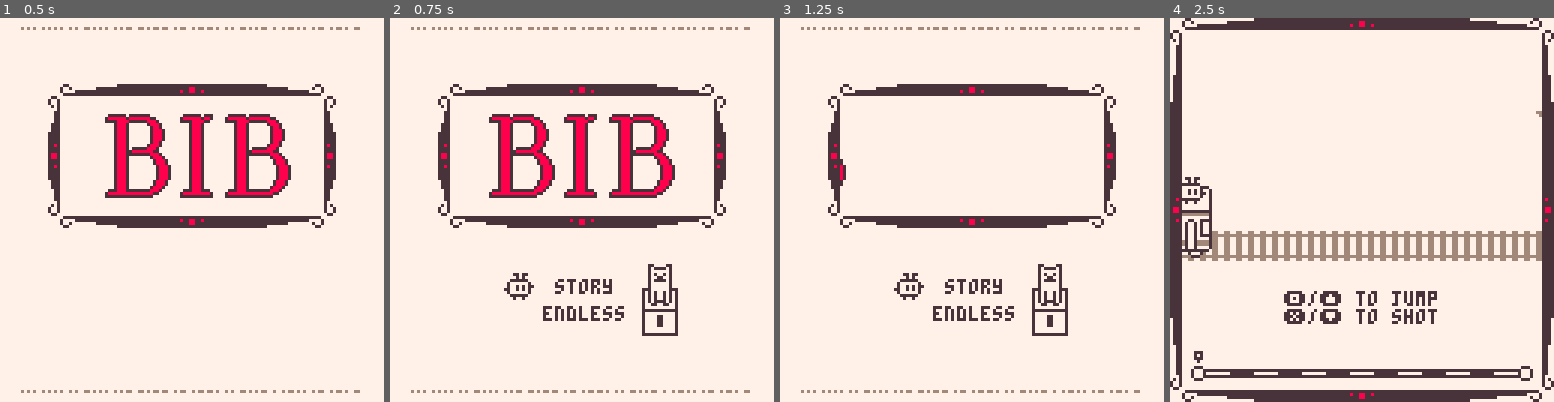
Above: before the commit, frames 1-4 (left to right).
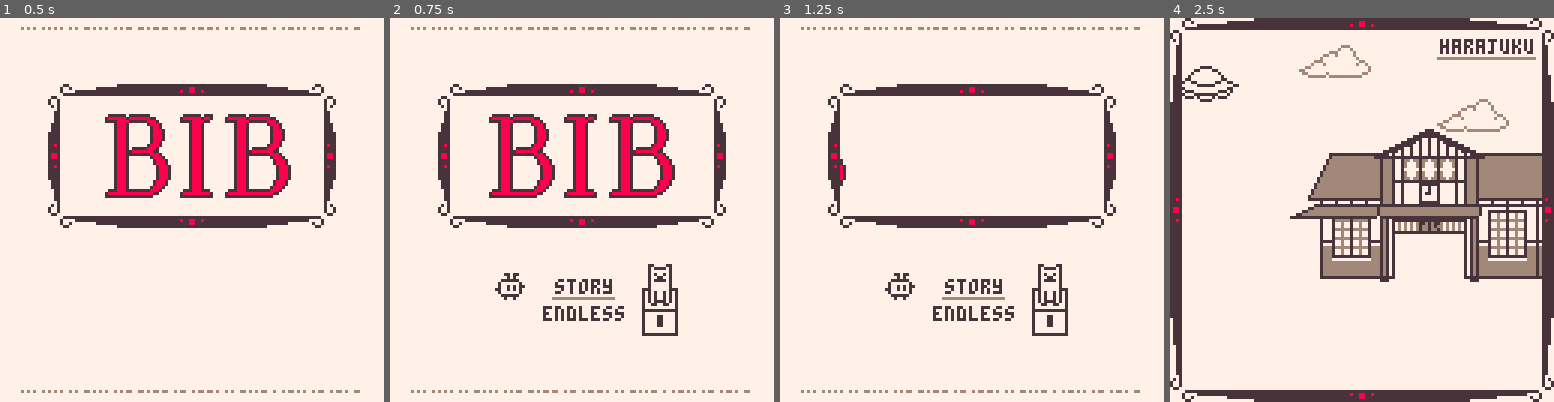
Above: after the commit, the same moments.

Repository: yurkth/BIB
Game: PICO-8 cartridge bib.p8
The game is run twice, just before and just after one commit, with the same random seed, the same clock (stepped at 60 frames per second) and the same inputs.
Inputs:
- Up to frame 1 (0.5 s): tap X (X key) at 0.33 s
- Up to frame 2 (0.75 s): tap O (Z key) at 0.7 s
- Up to frame 3 (1.25 s): tap X (X key) at 1.07 s
- Up to frame 4 (2.5 s): hold Right 1.6-2.1 s; tap O (Z key) at 1.7, 2.1 s; tap X (X key) at 1.85 s; hold Up 2.15-2.42 s; hold Right from 2.47 s (still down)

Frame 1 is identical in both runs. In frame 2, 0.4% of the frame differs, in the area x 27-59%, y 66-74%; in frame 3, 0.4%; in frame 4, 22%, in the area x 3-97%, y 5-95%.

Commit message:
Added opening

Diff:
--- a/bib.p8
+++ b/bib.p8
@@ -66,9 +66,14 @@
   morse(code,7,3)
   morse(code,7,124)
   -- select
-  sspr(85,3,9,9,38,cur and 85 or 94) pset(47,cur and 89 or 98,5)
+  sspr(85,3,9,9,35,cur and 85 or 94) pset(44,cur and 89 or 98,5)
   print("story",55,87,5)
   print("endless",51,96,5)
+  if cur then
+   line(54,93,74,93,6)
+  else
+   line(50,102,78,102,6)
+  end
   spr12(1,84,82,1,2)
   if anim<2 then
    if (anim==1) fillp(0x5a5a.8)
@@ -88,6 +93,92 @@
 	  -- b2
 	  sspr(96,0,8,28,offx+40,offy)
 	  sspr(107,0,14,28,offx+48,offy)
+  end
+ end
+}
+
+scene.op={
+ init=function()
+	 anim=0
+	 cx=0
+	 ux=-18
+	 rx=5 ry=26
+	 px=23 py=-8 pfx=false
+	 ey=124
+ end,
+ update=function()
+  cx-=.025
+  if anim==0 then
+   ux=lerp(ux,17,.1)
+   if (flr(ux)>=16) anim=1
+  elseif anim==1 then
+   ry=lerp(ry,104,.1) py=ry-8
+   if (flr(ry)>=103) anim=2
+  elseif anim==2 then
+   rx-=1
+   if (rx<=-1) anim=3
+  elseif anim==3 then
+   ux=lerp(ux,130,.1)
+   if (cnt%10==0) pfx=not pfx
+   if (flr(ux)==129) anim=4 cnt=0
+  elseif anim==4 then
+   if (cnt>=60) anim=5 cnt=0
+  elseif anim==5 then
+   if (ey>98) ey-=1
+   if (cnt>=60) anim=6 cnt=0
+  elseif anim==6 then
+   if (cnt>=40) anim=7
+  elseif anim==7 then
+   px=lerp(px,100,.1)
+   py=lerp(py,75,.1)
+   printh(px..", "..py)
+   if (flr(px)>=99 and flr(py)<=75) anim=8
+  elseif anim==8 then
+   anim=9
+  elseif anim==9 then
+   scene.active(scene.game)
+  end
+  if (btnp(🅾️) or btnp(❎)) anim=8
+ end,
+ draw=function()
+  cls(7)
+  frame(0,0,127,127)
+  -- cloud
+  spr12(22,44+cx,8,2,1)
+  spr12(22,90+cx,26,2,1)
+  -- harajuku station
+  sspr(0,77,44,51,46,37)
+  sspr(49,123,29,5,40,62)
+  sspr(8,77,29,51,90,37,29,51,true)
+  sspr(44,86,5,42,119,45)
+  if anim==1 or anim==2 then
+   -- ray
+	  line(27-rx,26,27-rx,ry,6)
+	  line(28+rx,26,28+rx,ry,6)
+	  line(28-rx,ry+1,27,ry+2)
+	  line(27+rx,ry+1,28,ry+2)
+  elseif anim==4 then
+   -- balloon
+   sspr(49,108,18,15,20,78+(cnt%20<10 and 0 or 1))
+  elseif anim==5 or anim==6 then
+   rect(33,99,36,101,5)
+   -- envelope
+   envelope(69,ey,ey<=98 and not(anim==6 and cnt>=30))
+   if (anim==6) sspr(67,110,9,13,25,81)
+  end
+  -- place
+  print("harajuku",90,7,5)
+  line(89,13,121,13,6)
+  -- player
+  if (anim==7) clip(4,4,94,120)
+  sspr(85,3,10,9,px,py,10,9,pfx)
+  -- ufo
+  spr12(17,ux,16)
+  spr12(17,ux+12,16,1,1,true)
+  if anim==8 or anim==9 then
+   if (anim==8) fillp(0x5a5a.8)
+   rectfill(0,0,127,127,7)
+   fillp()
   end
  end
 }
@@ -212,6 +303,11 @@
  	 -- score
 	  print("score:"..pad(score,5),78,7,5)
   end
+  if score==0 and cnt==0 then
+   fillp(0x5a5a.8)
+   rectfill(0,0,127,127,7)
+   fillp()
+  end
  end
 }
 
@@ -343,180 +439,278 @@
  clip(x0+4,y0+4,w-8,h-8)
 end
 
-…(177 lines of a section not shown)…
+function envelope(x,y,open)
+ rect(x,y,x+34,y+22,5)
+ line(x+1,y+1,x+16,y+11,5)
+ line(x+33,y+1,x+18,y+11,5)
+ pset(x+17,y+11,5)
+ line(x+1,y+21,x+12,y+10,6)
+ line(x+33,y+21,x+22,y+10,6)
+ if open then
+  rect(x+1,y-8,x+33,y,5)
+  line(x+2,y,x+32,y,7)
+  line(x+13,y-9,x+16,y-11,5)
+  pset(x+17,y-11,5)
+  line(x+21,y-9,x+18,y-11,5)
+  print("shibuya",x+4,y-5,5)
+  sspr(14,0,8,8,x+13,y+2)
+ end
+end
+…(258 lines of a section not shown)…
Not shown, changed: 160 lines of the sprite sheet (__gfx__) section of bib.p8
